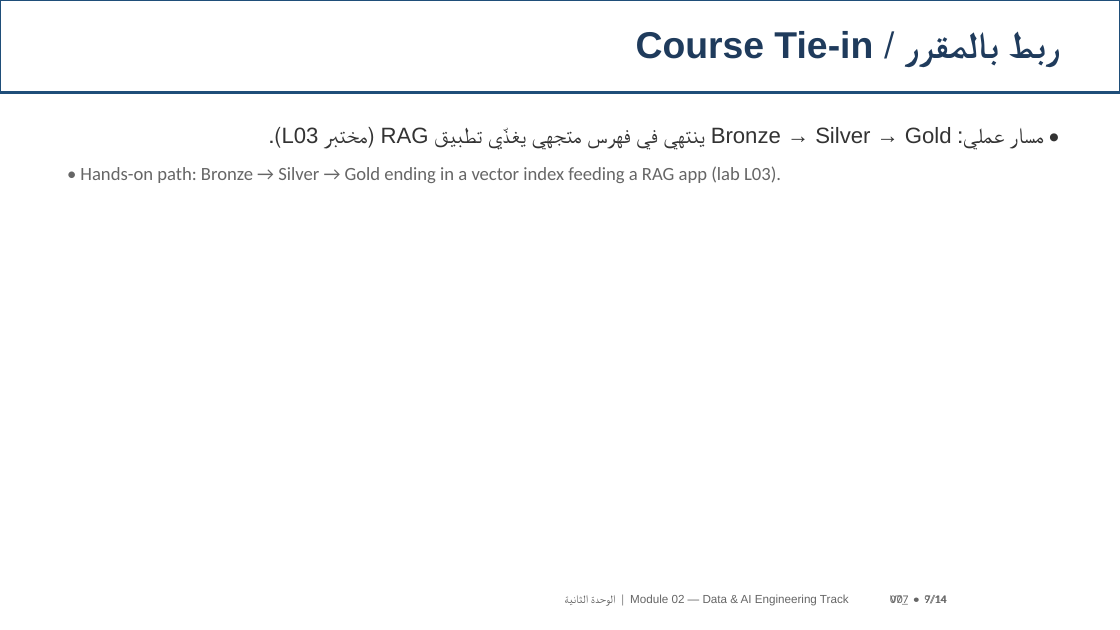
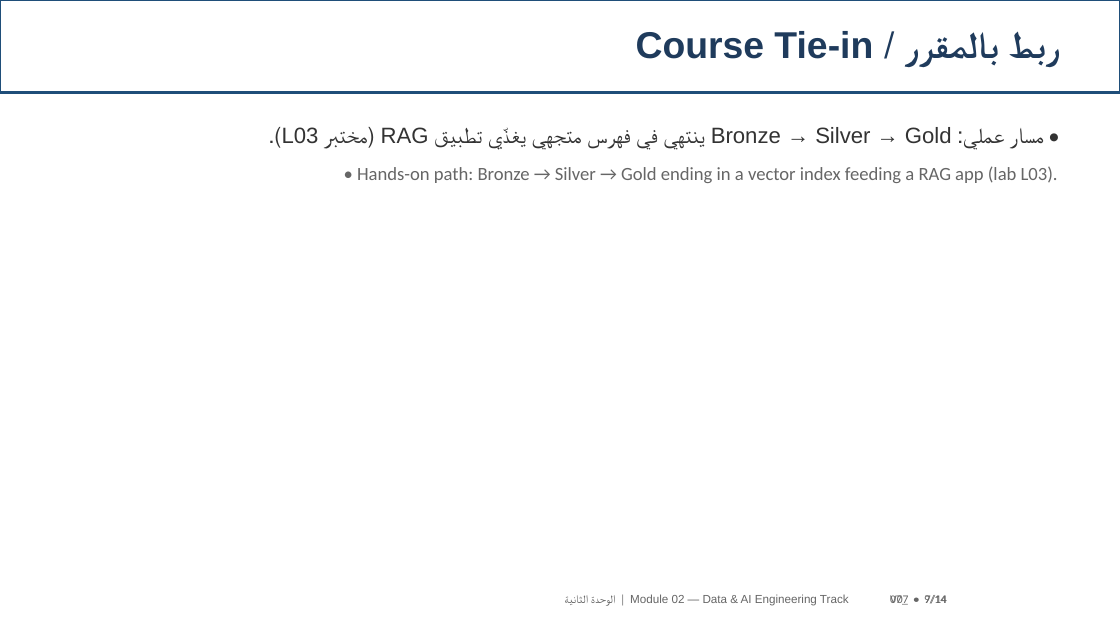
Before and after one commit to SAMeh-ZAGhloul/AI-Course, a slide deck: slide 9 of output/Module02_V07_Updated.pptx. Drawn at 1120x630 pixels with LibreOffice and Linux fonts; fonts in the diff are those of the drawing. Boxes give left, top, right and bottom in pixels: in the first picture for what was removed or moved away, otherwise in the second. Text is boxed around its words. In the diff, an @@ line names an element or a change of style, - is before the commit and + after.

```diff
--- a/output/Module02_V07_Updated.pptx
+++ b/output/Module02_V07_Updated.pptx
@@ text at [357, 166, 1058, 183]: alignment left to right @@
```
Also in this commit, not shown: 11 other slides changed, 11 other files.
